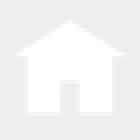
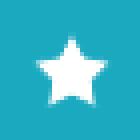
Layered file, before and after one edit (140 x 140). Changes by layer:
hid group "Groupe 1 copie 6" (2 layers) over 0, 0, 140, 140
added group "Groupe 1 copie 7" with 2 layers over 0, 0, 140, 140
added layer "Forme 1" (9th of 9, in "Groupe 1 copie 7") (screen) in group "Groupe 1 copie 7" over 0, 0, 140, 140
